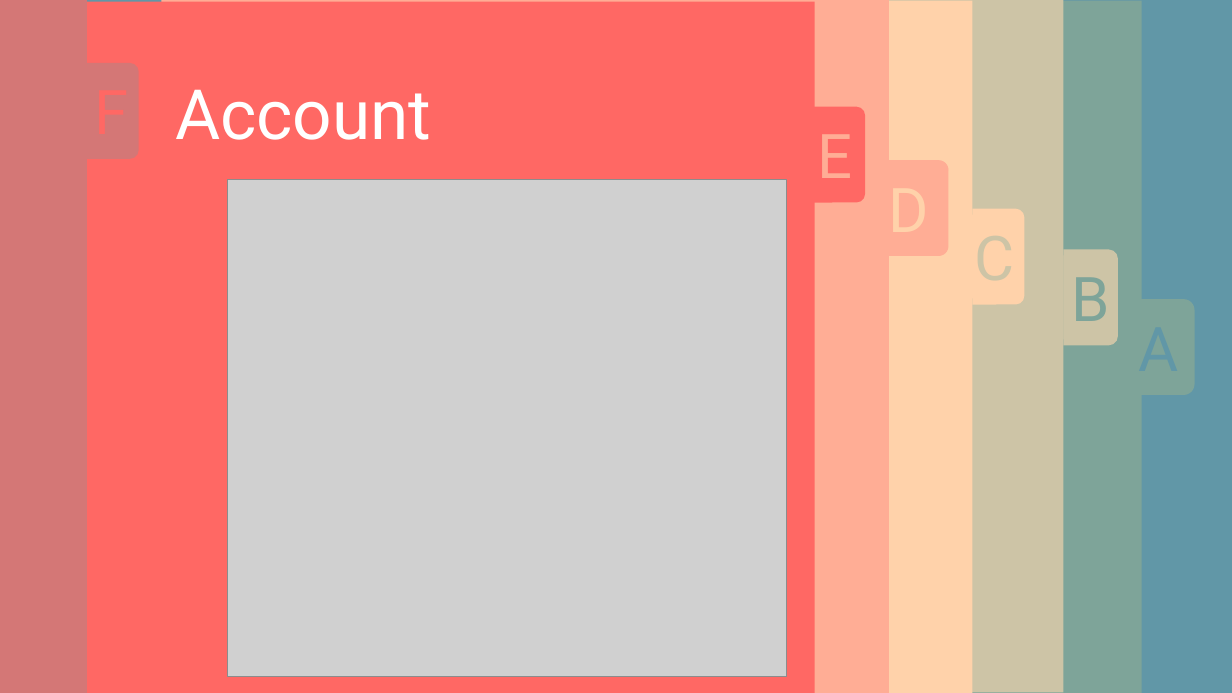
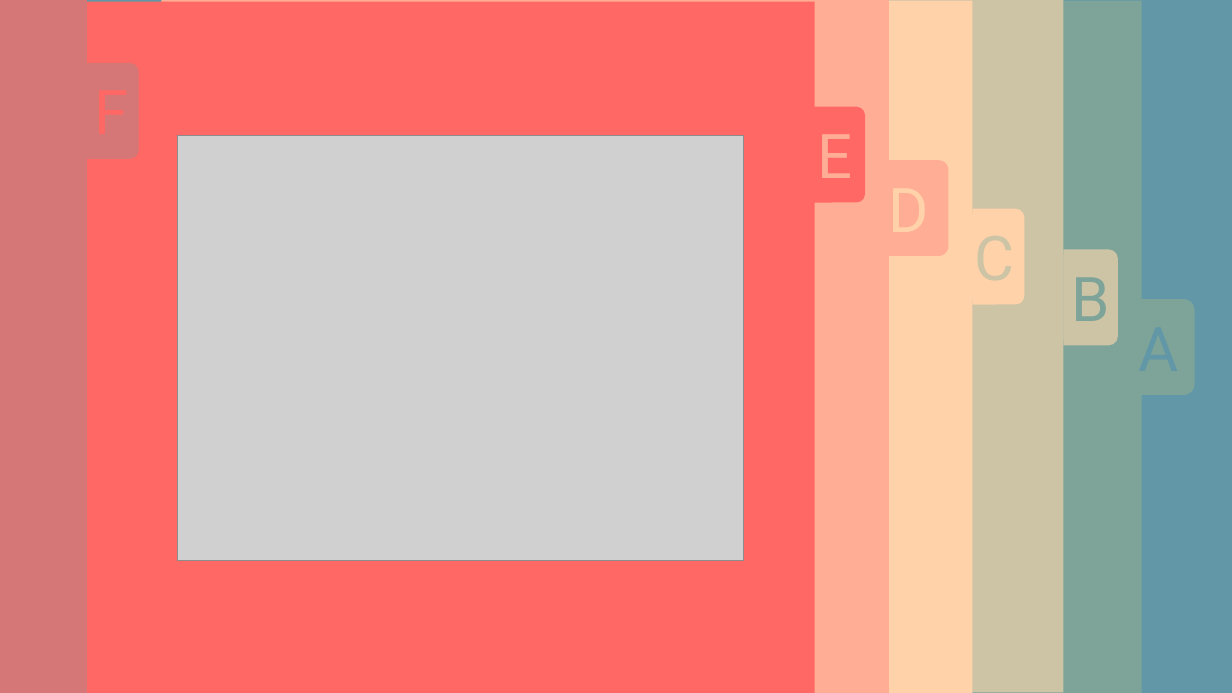
Before and after one commit to deden3791/L4Project, a slide deck: slide 25 of presentation/PresentationSlides.pptx (slide 23 before the commit). Drawn at 1232x693 pixels with LibreOffice and Linux fonts; fonts in the diff are those of the drawing; grey boxes stand for pictures. Boxes give left, top, right and bottom in pixels: in the first picture for what was removed or moved away, otherwise in the second. Text is boxed around its words. In the diff, an @@ line names an element or a change of style, - is before the commit and + after.

```diff
--- a/presentation/PresentationSlides.pptx
+++ b/presentation/PresentationSlides.pptx
@@ text removed at bbox=[175, 89, 431, 140] @@
-Account
@@ picture: place and size @@
-picture at bbox=[227, 179, 787, 677]
+picture at bbox=[177, 136, 743, 561]
```
Also in this commit, not shown: 19 other slides changed, 5 slides added, 4 slides removed, 4 other files.
